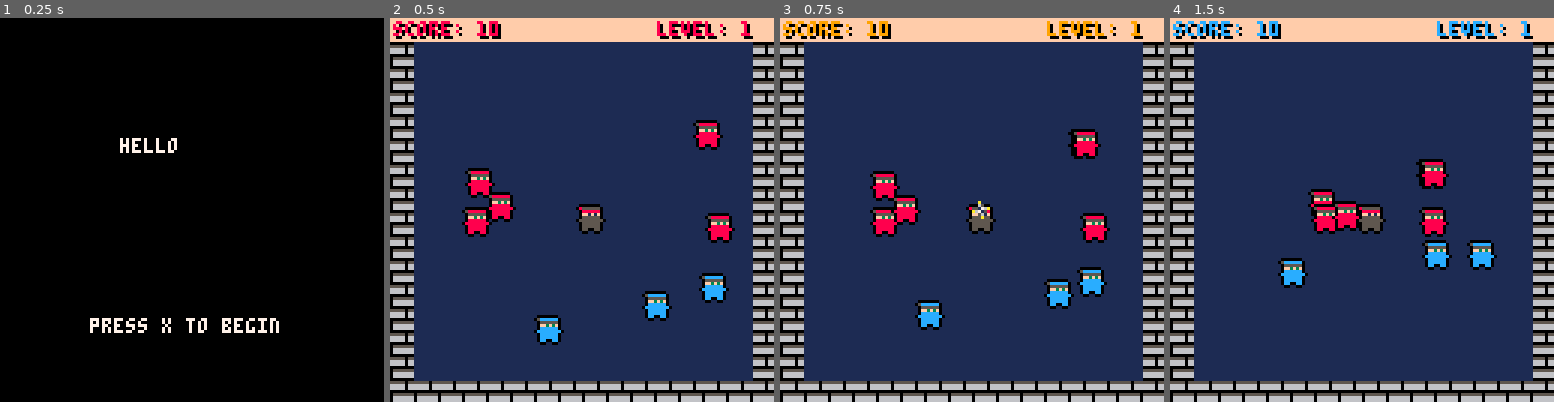
Above: before the commit, frames 1-4 (left to right).
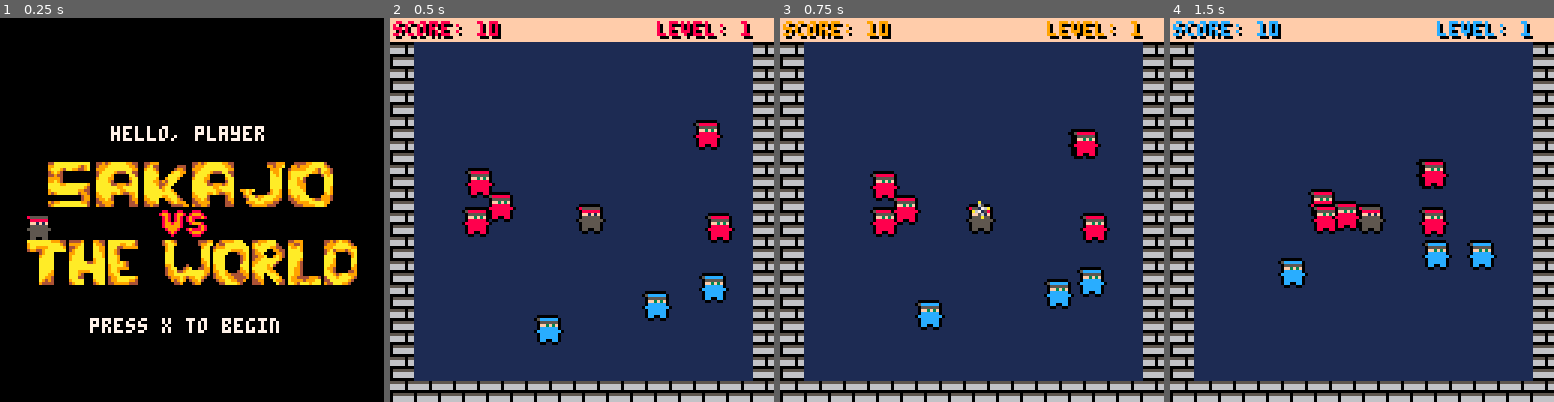
Above: after the commit, the same moments.

Repository: jmoreno1221/Sakajos-Adventures
Game: PICO-8 cartridge sasa.p8
Two runs of this game, one before a commit and one after it. Both use one fixed random seed, a clock stepped at 60 frames per second and the inputs below.
Inputs:
- Up to frame 1 (0.25 s): no input
- Up to frame 2 (0.5 s): tap X (X key) at 0.33 s
- Up to frame 3 (0.75 s): tap O (Z key) at 0.7 s
- Up to frame 4 (1.5 s): tap X (X key) at 1.07 s

The runs differ from the first frame. In frame 1, 13% of the frame differs, in the area x 7-93%, y 28-70%; in frame 2, nothing differs; in frame 3, nothing differs; in frame 4, nothing differs.

Commit message:
updated title screen

Diff:
--- a/sasa.p8
+++ b/sasa.p8
@@ -17,7 +17,12 @@
 end
 
 function titledraw()
-print("hello",40,40,7)
+print("hello, player",37,36,7)
+spr(64,16,48,12,2)
+spr(76,46,57,3,1)
+spr(92,46,65,3,1)
+spr(96,7,74,14,2)
+spr(1,9,66,1,1)
 print("press x to begin",30,100,7)
 end
 
Not shown, changed: 31 lines of the sprite sheet (__gfx__) section of sasa.p8
